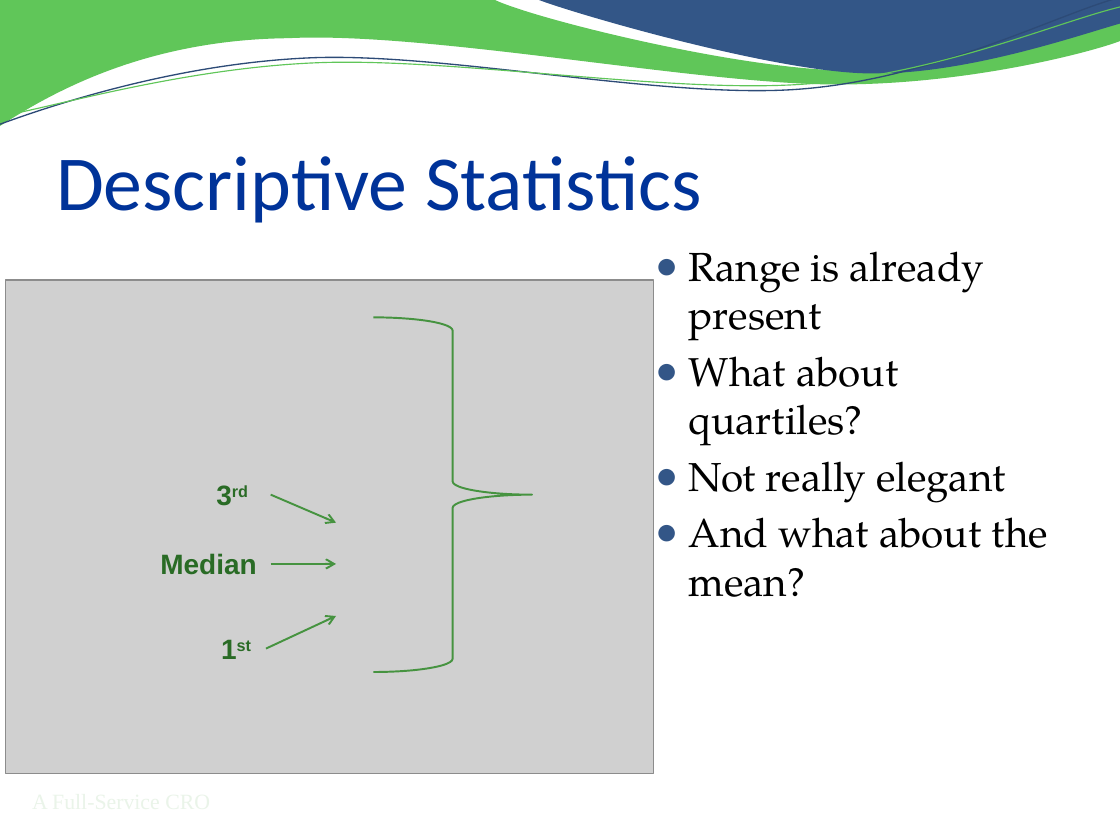
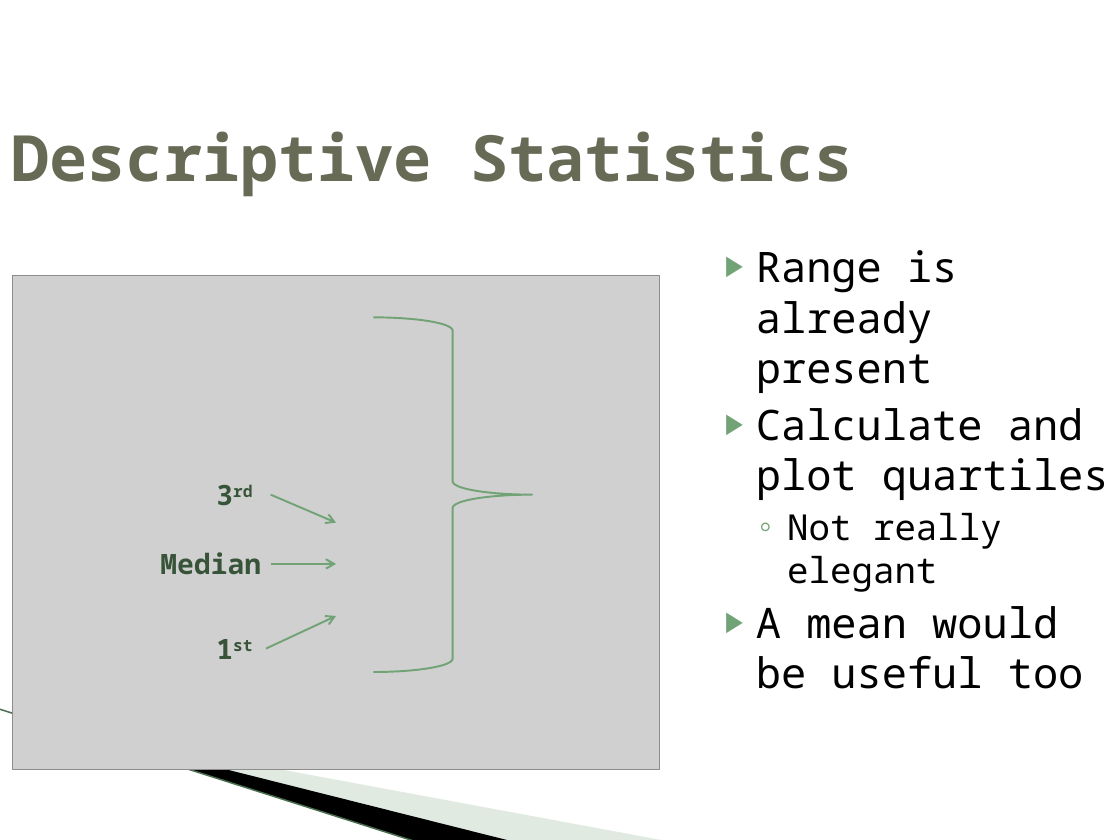
Before and after one commit to RhoInc/sas-violinPlot, a slide deck: slide 10 of doc/Presentation.pptx. Drawn at 1120x840 pixels with LibreOffice and Linux fonts; fonts in the diff are those of the drawing; grey boxes stand for pictures; background and template pictures are left out. Boxes give left, top, right and bottom in pixels: in the first picture for what was removed or moved away, otherwise in the second. Text is boxed around its words. In the diff, an @@ line names an element or a change of style, - is before the commit and + after.

Commit message:
Added additional applications slide and included supporting image files.

```diff
--- a/doc/Presentation.pptx
+++ b/doc/Presentation.pptx
@@ freeform shape removed at (0, 0, 1120, 127) @@
@@ freeform shape removed at (0, 0, 1120, 131) @@
@@ freeform shape removed at (0, 7, 1120, 125) @@
@@ freeform shape removed at (536, 0, 1120, 77) @@
@@ title "Descriptive Statistics": place and size @@
-title "Descriptive Statistics" at (56, 156, 702, 223)
+title "Descriptive Statistics" at (11, 131, 853, 197)
@@ title "Descriptive Statistics" at (11, 131, 853, 197): size 50 to 41 pt, font Calibri to Noto Sans Mono, text colour #003399 to #676A55, bold on; vertical alignment bottom to middle @@
@@ text "Range is already present": place and size @@
-text "Range is already present" at (689, 251, 1049, 597)
+text "Range is already present" at (756, 250, 1109, 689)
@@ text at (756, 250, 1002, 592): size 26 to 27 pt in "Range is already present"; font TeX Gyre Pagella to Noto Sans Mono in "Range is already present", "Not really elegant"; size 26 to 23 pt in "Not really elegant"; bullet ● to ▶; less space between paragraphs; bullet colour #335687 to #72A376; bullet ● to ◦; list level 1 to 2 in "Not really elegant" @@
@@ picture: place and size @@
-picture at (6, 280, 653, 774)
+picture at (12, 276, 660, 769)
@@ right brace at (373, 317, 532, 672): outline #469441 1.25 pt to #72A376 1.25 pt @@
@@ text at (756, 408, 1109, 500): text changed; size 26 to 27 pt; font TeX Gyre Pagella to Noto Sans Mono @@
-● What about quartiles?
+▶ Calculate and plot quartiles
@@ arrow (271, 495) - (336, 523): stroke #469441 1.25 pt to #72A376 1.25 pt @@
@@ arrow (271, 564) - (336, 564): stroke #469441 1.25 pt to #72A376 1.25 pt @@
@@ font Arial to Noto Sans Mono, text colour #296B25 to #375439 in 3 elements at (205, 472, 270, 516), (160, 552, 261, 574), (205, 626, 265, 671) @@
@@ arrow (267, 648) - (336, 616): stroke #469441 1.25 pt to #72A376 1.25 pt @@
@@ text at (756, 606, 1084, 689): text changed; size 26 to 27 pt; font TeX Gyre Pagella to Noto Sans Mono @@
-● And what about the mean?
+▶ A mean would be useful too
@@ line added from (0, 709) to (416, 840), #ACC6AE 0.95 pt @@
@@ freeform shape added at (59, 727, 512, 840), fill #000000 @@
@@ freeform shape added at (62, 728, 666, 840), fill #B3CBB5 at 40% opacity @@
@@ text removed at (19, 784, 224, 820) @@
-A Full-Service CRO
```
Also in this commit, not shown: 18 other slides changed, 4 slides added, 3 slides removed, 8 other files.
